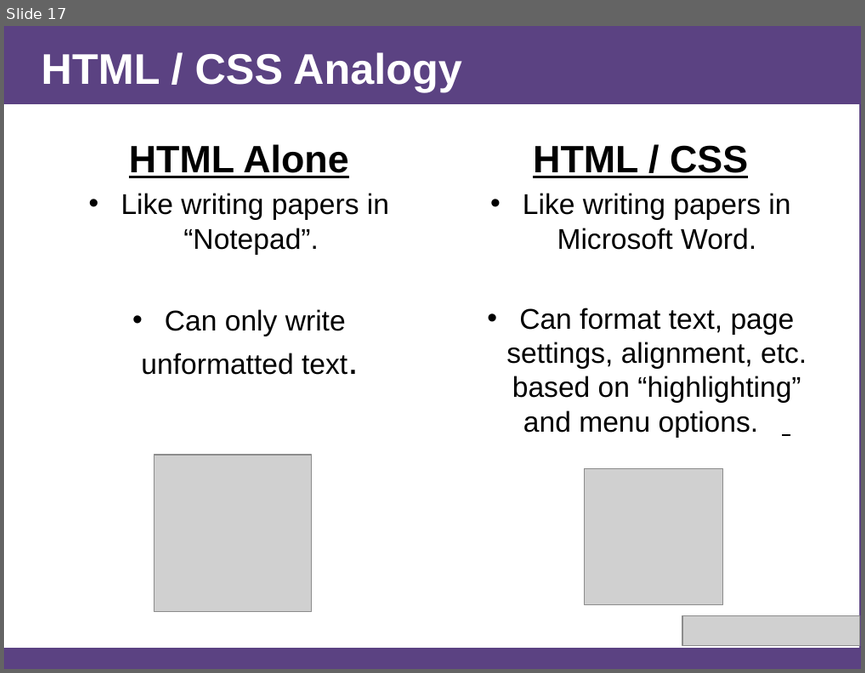
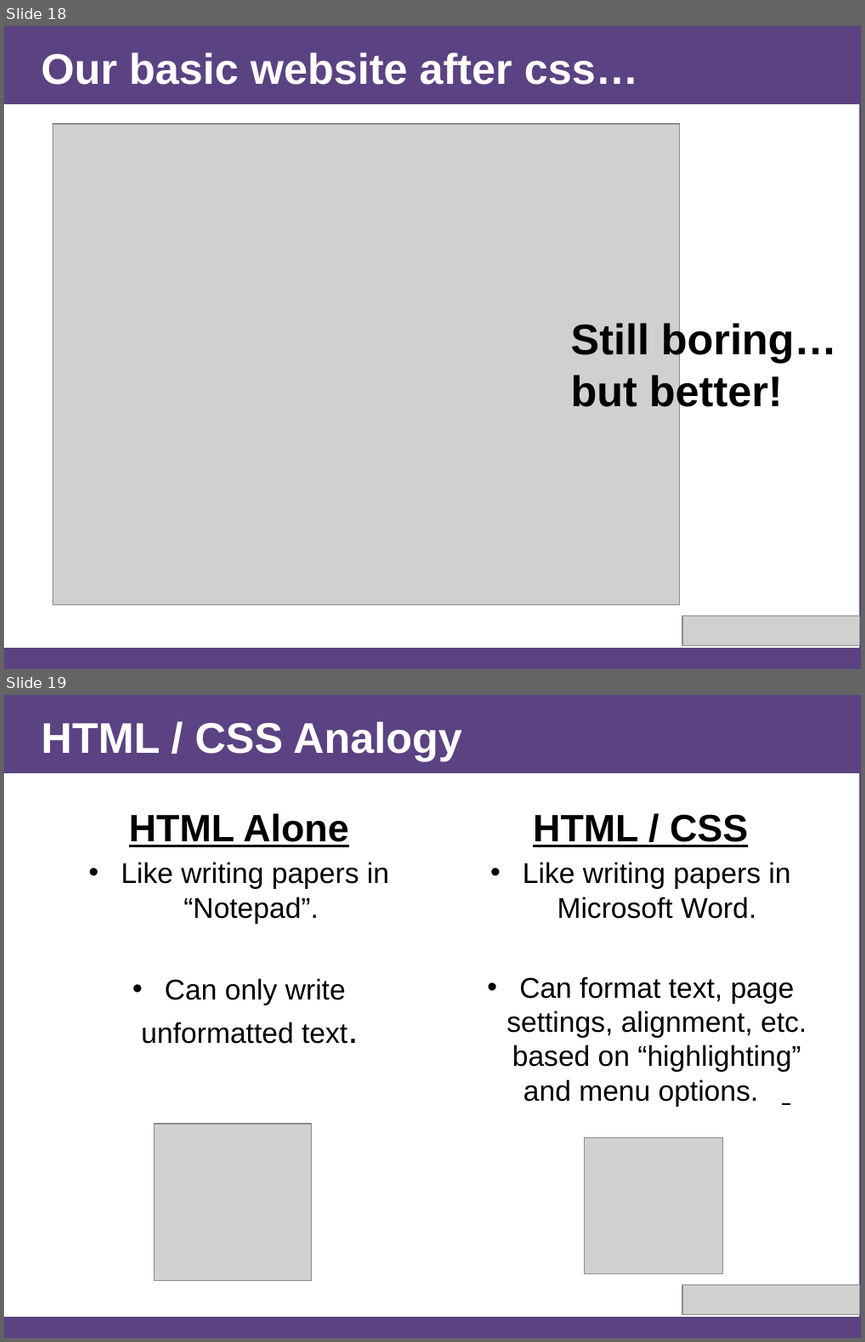
Before and after one commit to afhaque/Rice-DevChats-Bootstrap, a slide deck: slides/AHaque_Bootstrap-Presentation_1-24-15.pptx. Shown one above the other, each under a label of ours: slide 17 before the commit, slides 18 and 19 after it. The pictures are 865x673 and 865x1342 pixels, drawn with LibreOffice and Linux fonts; fonts in the diff are those of the drawing; grey boxes stand for pictures. Boxes give left, top, right and bottom in pixels: in the first picture for what was removed or moved away, otherwise in the second. Text is boxed around its words. In the diff, an @@ line names an element or a change of style, - is before the commit and + after.

```diff
--- a/slides/AHaque_Bootstrap-Presentation_1-24-15.pptx
+++ b/slides/AHaque_Bootstrap-Presentation_1-24-15.pptx
@@ slide 18 added at [4,26,861,669], background #5B4282 @@
@@ title added at [41,52,638,85], 36 pt, text #FFFFFF, bold @@
+Our basic website after css…
@@ rectangle added at [4,105,859,647], fill #FFFFFF @@
@@ picture added at [52,124,679,604] @@
@@ text added at [571,320,837,414], 36 pt, text #000000, bold @@
+Still boring…
+but better!
@@ picture added at [682,616,860,645] @@
@@ what was slide 17 is now slide 19 @@
```
Also in this commit, not shown: 1 slide changed, 2 other slides added, 1 slide removed, 2 other files.
